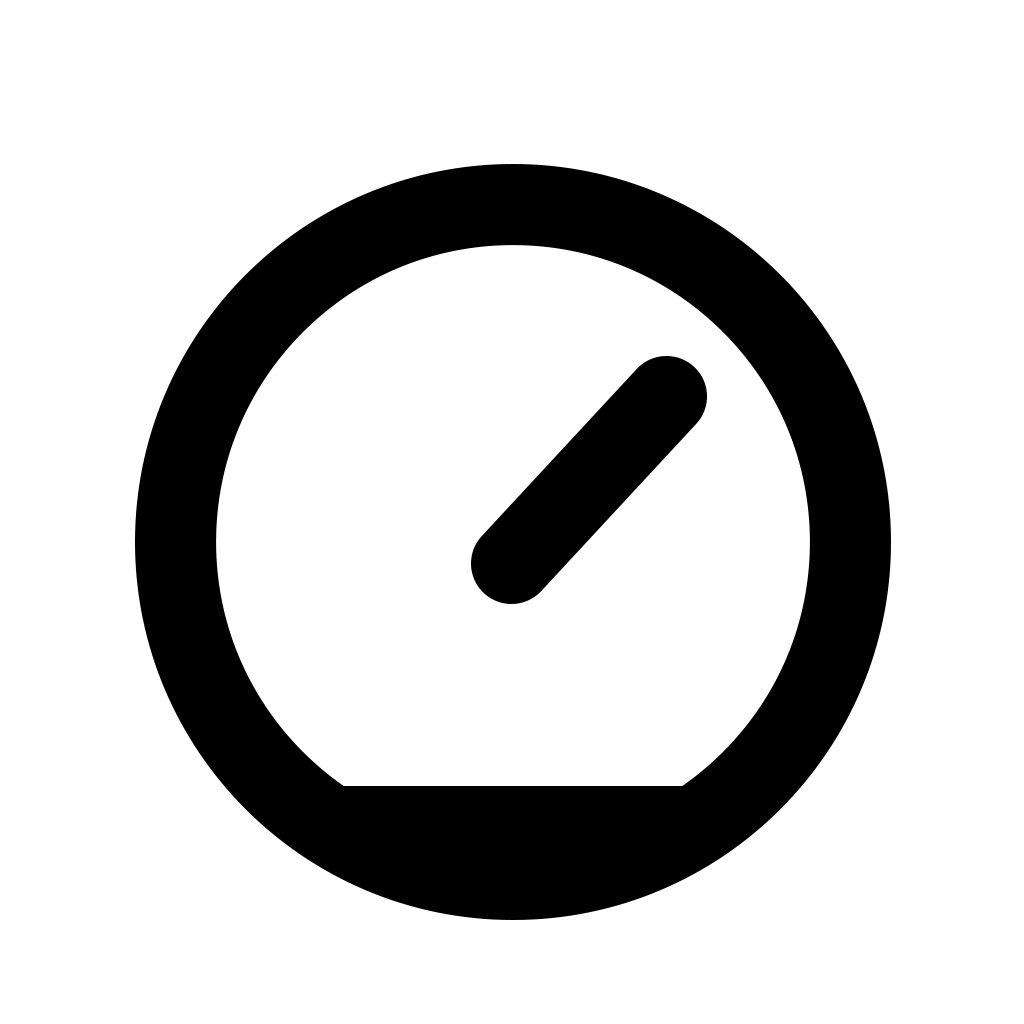
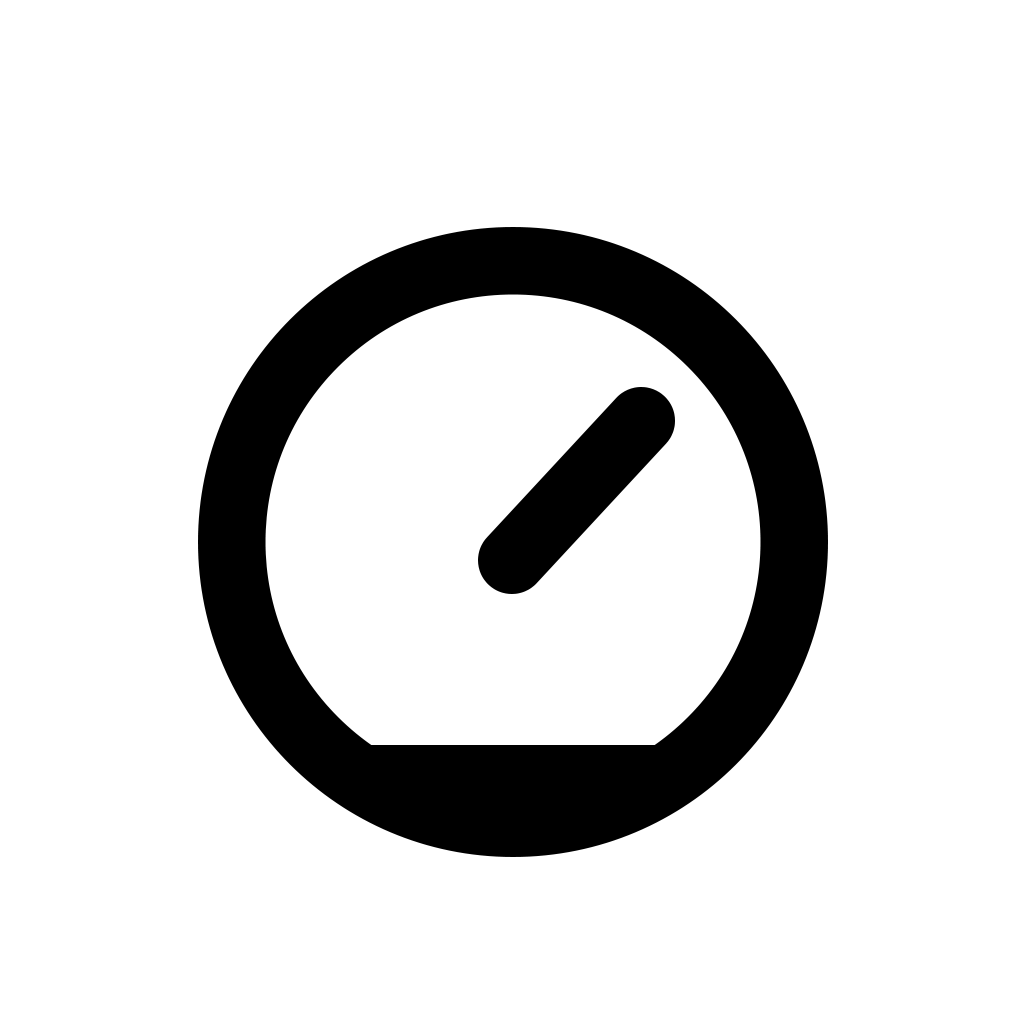
Revision of a layered 1024x1024 image; what changed, layer by layer:
painted on "Rounded Rectangle 1 copy" over [471, 356, 707, 604]
painted on "Rectangle 1" over [327, 745, 697, 867]
painted on "Ellipse 1" (1st of 2, in "Group 3 copy" › "Group 2") over [135, 164, 891, 920]
